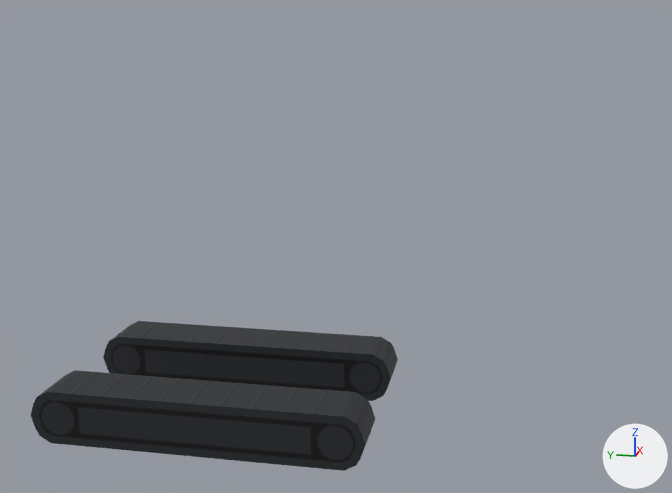
An edit to the Blender file Assets/Models/power_shovel.blend, drawn before and after from the same camera.
One viewpoint serves both versions: a camera (50 mm lens) standing at (-12.67, -4.2, 5.43) and looking at (-0.04, -1.68, 2.27). Arrows for +X, +Y and +Z are at lower right; the lights stay in place.

In view in the first picture: 'Treads'.
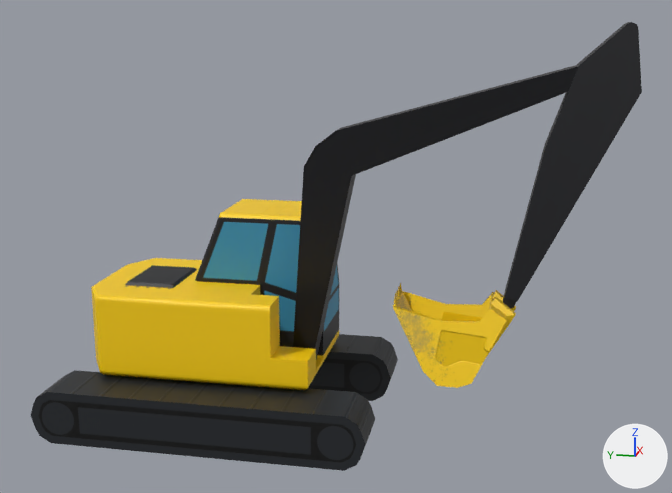
The change in detail:
Object 'Shovel' (ob_shovel) is now shown.
Object 'Cab' (ob_cab) is now shown.
Object 'Arm_0' (ob_arm_0) is now shown.
Object 'Arm_1' (ob_arm_1) is now shown.

Where the change shows, as pixel boxes (x1, y1, x2, y2) in the pictures (672 x 493 px):
'Cab', shown: after (91, 199, 339, 390)
'Arm_0', shown: after (293, 65, 579, 360)
'Arm_1', shown: after (503, 22, 642, 309)
'Shovel', shown: after (393, 283, 516, 388)
